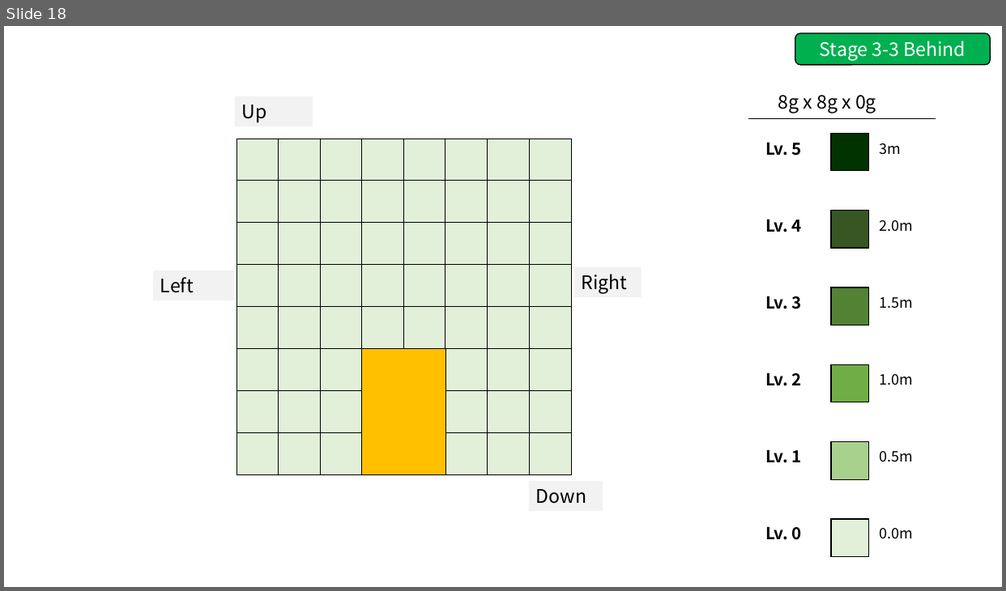
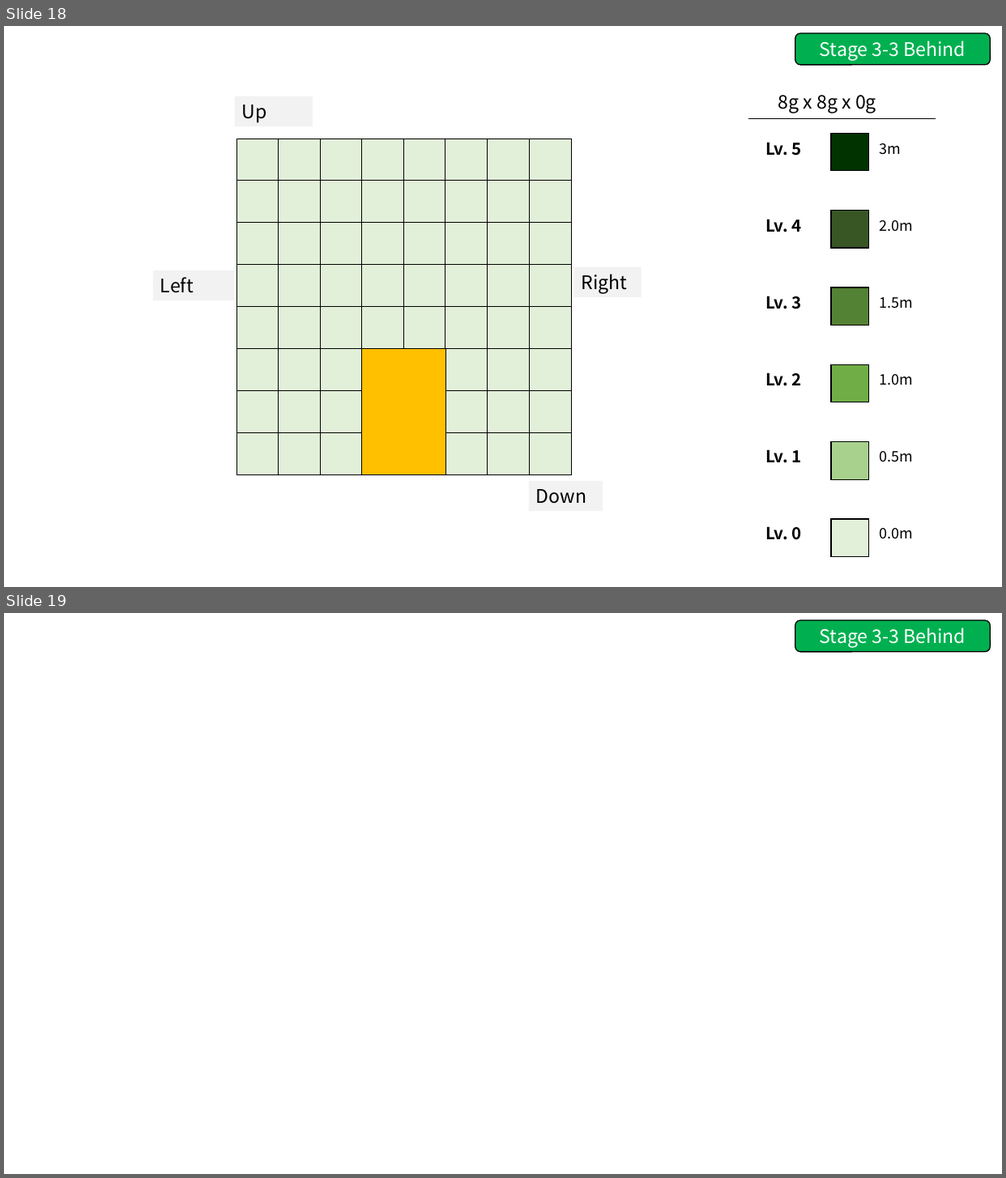
Before and after one commit to GGMGangsterHamster/GangsterHamster, a slide deck: Documents/Gravito_Stage.pptx. Shown one above the other, each under a label of ours: slide 18 before the commit, slides 18 and 19 after it. The pictures are 1006x591 and 1006x1178 pixels, drawn with LibreOffice and Linux fonts; fonts in the diff are those of the drawing. Boxes give left, top, right and bottom in pixels: in the first picture for what was removed or moved away, otherwise in the second. Text is boxed around its words. In the diff, an @@ line names an element or a change of style, - is before the commit and + after.

```diff
--- a/Documents/Gravito_Stage.pptx
+++ b/Documents/Gravito_Stage.pptx
@@ slide 19 added at bbox=[4, 613, 1002, 1174], background #FFFFFF @@
@@ rounded rectangle added at bbox=[795, 620, 991, 652], fill #00B050, outline #000000 1 pt, 18 pt, text #FFFFFF @@
+Stage 3-3 Behind
```
Also in this commit, not shown: 1 other slide added, 1 other file.
